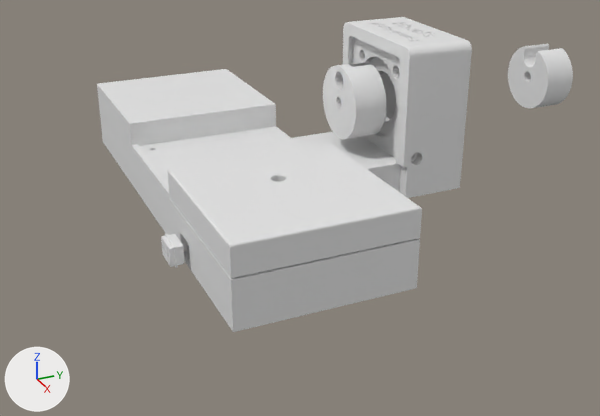
Before and after pictures for a commit that changed the Blender file blender/plinky_plonky.blend.
One viewpoint serves both versions: a 50 mm lens placed at (0.32, 0.161, 0.15), pointed at (0.008, 0.301, -0.006). Lighting does not change. The marker at lower left points along +X, +Y and +Z. The picture after the commit comes second. Mesh edges are drawn as thin lines on the coarser meshes.

The first picture shows 'body', 'lid', 'stepper_motor_cover', 'usb_c_hole_cap', 'wheel_for_handle_no_sheath', 'wheel_for_unmodified_handle'.
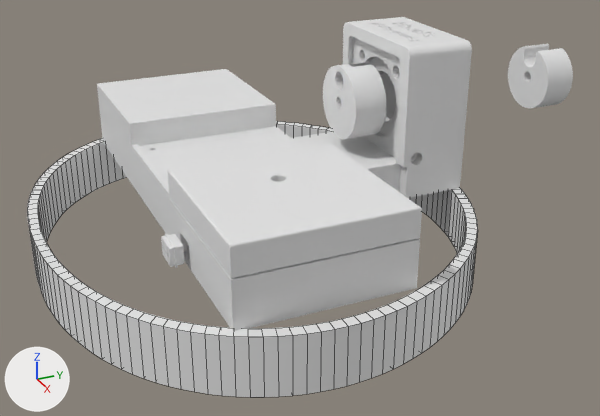
Pixel boxes (x1, y1, x2, y2) of what changed, in the pictures (600 x 416 px):
'base_outer', added: after (27, 121, 478, 397)

What the commit changed:
Mesh me_circle is new.
It has 256 vertices, 128 faces and spans x -0.113..0.113, y -0.11..0.111, z -0.024..0.0.
Object 'base_outer' (ob_base_outer) is new; it shows me_circle.
Its location is (0.0, 0.2803, 0.0).
Its scale is (1.0, 0.856, 1.0).
It gains a SOLIDIFY modifier named 'Solidify'.
Modifier setting: thickness = 0.005.
